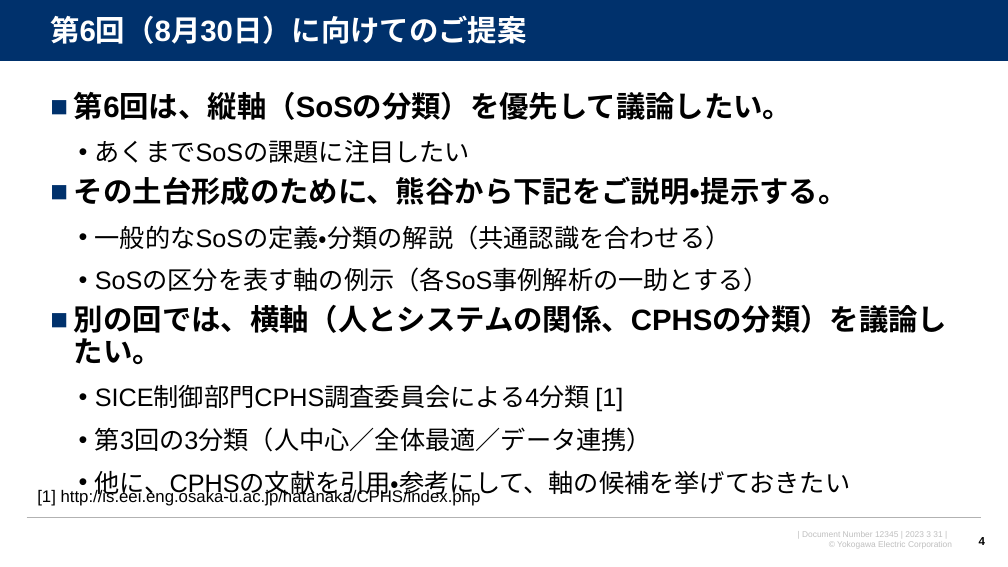
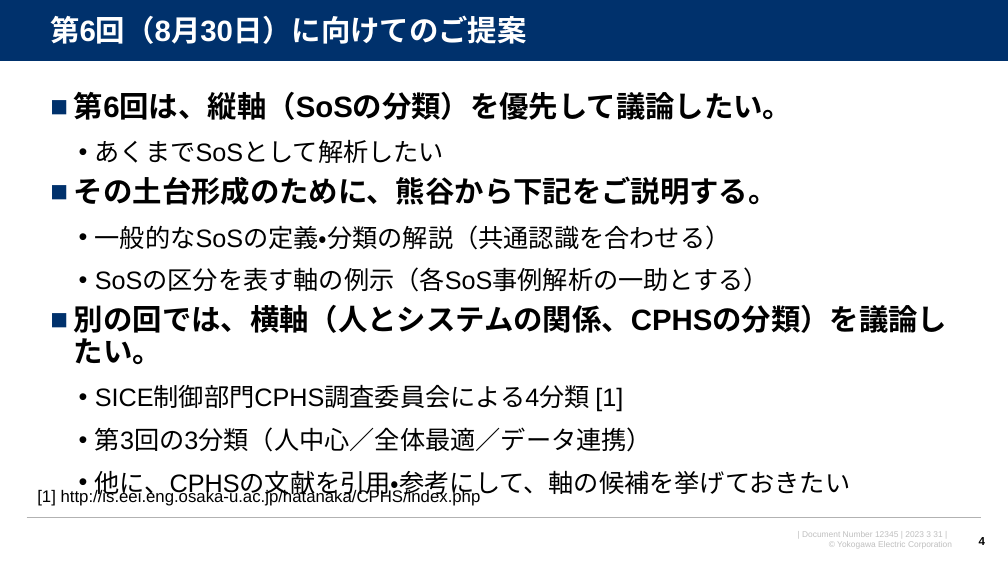
Before and after one commit to watarukumagai-git/opt, a slide deck: slide 4 of SoS/230802_SoS分科会第6回進め方のご相談_rev.0.pptx. Drawn at 1008x567 pixels with LibreOffice and Linux fonts; fonts in the diff are those of the drawing; background and template pictures are left out. Boxes give left, top, right and bottom in pixels: in the first picture for what was removed or moved away, otherwise in the second. Text is boxed around its words. In the diff, an @@ line names an element or a change of style, - is before the commit and + after.

```diff
--- a/SoS/230802_SoS分科会第6回進め方のご相談_rev.0.pptx
+++ b/SoS/230802_SoS分科会第6回進め方のご相談_rev.0.pptx
@@ text at [74, 139, 778, 205]: text changed @@
-  • あくまでSoSの課題に注目したい
-■ その土台形成のために、熊谷から下記をご説明・提示する。
+  • あくまでSoSとして解析したい
+■ その土台形成のために、熊谷から下記をご説明する。
```
Also in this commit, not shown: 4 other slides changed, 1 slide removed.
